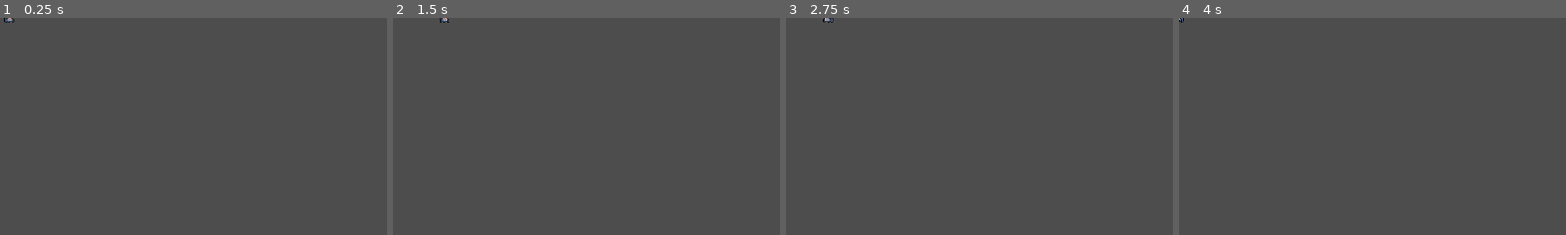
Above: before the commit, frames 1-4 (left to right).
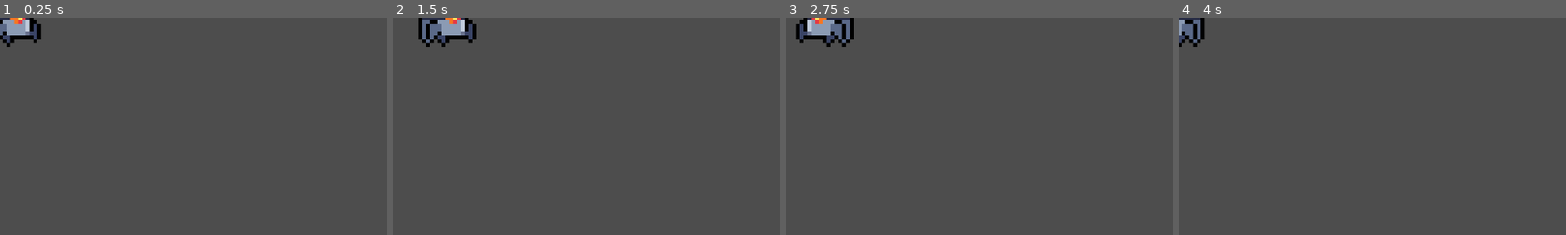
Above: after the commit, the same moments.

Repository: BrenoRMachado/TrabalhoDevJogos02
Game: Godot game, scene res://aranha_inimigo.tscn
Two runs of this game, one before a commit and one after it. Both use one fixed random seed, a clock stepped at 60 frames per second and the inputs below. The project has no main scene, so this scene is started directly.
Inputs:
- Up to frame 1 (0.25 s): no input
- Up to frame 2 (1.5 s): no input
- Up to frame 3 (2.75 s): no input
- Up to frame 4 (4 s): no input
The pictures show only the part of the screen within x 0-50%, y 0-50%; the shares and areas given below are measured in that part.

The runs differ from the first frame. In frame 1, 1.1% of the frame differs, in the area x 0-11%, y 0-14%; in frame 2, 1.6%; in frame 3, 1.6%, in the area x 2-18%, y 0-14%; in frame 4, 0.7%.

Commit message:
Corrige detalhes inimigos

Diff:
--- a/aranha_inimigo.gd
+++ b/aranha_inimigo.gd
@@ -2,6 +2,7 @@
 
 @export var distância : float
 @export var velocidade : float
+
 @onready var sprite = $AnimatedSprite2D
 
 var posicao_inicial
@@ -12,7 +13,7 @@
 
 func _process(delta: float) -> void:
 	if distância > 0.0:
-		sprite.play("default")
+		sprite.play("walking")
 		if position.x < posicao_inicial + distância and auxiliar > 0:
 			position.x += auxiliar * velocidade * delta
 		elif position.x > posicao_inicial - distância and auxiliar < 0:
@@ -24,6 +25,8 @@
 				sprite.flip_h = true
 			else:
 				sprite.flip_h = false
+	else:
+		sprite.play("default")
 
 func _on_body_entered(body: CharacterBody2D) -> void:
 	pass
--- a/aranha_inimigo.tscn
+++ b/aranha_inimigo.tscn
@@ -2,6 +2,14 @@
 
 [ext_resource type="Script" uid="uid://dylt6om1m07bb" path="res://aranha_inimigo.gd" id="1_wbgem"]
 [ext_resource type="Texture2D" uid="uid://2vfa4bkussvt" path="res://Enemies Sprites/2-SpiderRobot.png" id="1_xs8xv"]
+
+[sub_resource type="AtlasTexture" id="AtlasTexture_oo8l8"]
+atlas = ExtResource("1_xs8xv")
+region = Rect2(103, 8, 17, 15)
+
+[sub_resource type="AtlasTexture" id="AtlasTexture_fl1bx"]
+atlas = ExtResource("1_xs8xv")
+region = Rect2(167, 8, 17, 15)
 
 [sub_resource type="AtlasTexture" id="AtlasTexture_wbgem"]
 atlas = ExtResource("1_xs8xv")
@@ -15,20 +23,23 @@
 atlas = ExtResource("1_xs8xv")
 region = Rect2(71, 8, 17, 15)
 
-[sub_resource type="AtlasTexture" id="AtlasTexture_oo8l8"]
-atlas = ExtResource("1_xs8xv")
-region = Rect2(103, 8, 17, 15)
-
 [sub_resource type="AtlasTexture" id="AtlasTexture_3t04g"]
 atlas = ExtResource("1_xs8xv")
 region = Rect2(135, 8, 17, 15)
 
-[sub_resource type="AtlasTexture" id="AtlasTexture_fl1bx"]
-atlas = ExtResource("1_xs8xv")
-region = Rect2(167, 8, 17, 15)
-
 [sub_resource type="SpriteFrames" id="SpriteFrames_3ulvt"]
 animations = [{
+"frames": [{
+"duration": 1.0,
+"texture": SubResource("AtlasTexture_oo8l8")
+}, {
+"duration": 1.0,
+"texture": SubResource("AtlasTexture_fl1bx")
+}],
+"loop": true,
+"name": &"default",
+"speed": 5.0
+}, {
 "frames": [{
 "duration": 1.0,
 "texture": SubResource("AtlasTexture_wbgem")
@@ -49,12 +60,12 @@
 "texture": SubResource("AtlasTexture_fl1bx")
 }],
 "loop": true,
-"name": &"default",
+"name": &"walking",
 "speed": 5.0
 }]
 
 [sub_resource type="RectangleShape2D" id="RectangleShape2D_rkjai"]
-size = Vector2(16, 14)
+size = Vector2(74, 86)
 
 [node name="Aranha Inimigo" type="Area2D"]
 script = ExtResource("1_wbgem")
@@ -63,8 +74,9 @@
 
 [node name="AnimatedSprite2D" type="AnimatedSprite2D" parent="."]
 texture_filter = 1
+scale = Vector2(5.7333326, 5.733333)
 sprite_frames = SubResource("SpriteFrames_3ulvt")
-frame_progress = 0.15230758
+frame_progress = 0.48915064
 
 [node name="CollisionShape2D" type="CollisionShape2D" parent="."]
 shape = SubResource("RectangleShape2D_rkjai")
--- a/drone_inimigo.gd
+++ b/drone_inimigo.gd
@@ -2,6 +2,7 @@
 
 @export var distância : float
 @export var velocidade : float
+
 @onready var sprite = $AnimatedSprite2D
 
 var posicao_inicial
--- a/drone_inimigo.tscn
+++ b/drone_inimigo.tscn
@@ -46,7 +46,7 @@
 }]
 
 [sub_resource type="RectangleShape2D" id="RectangleShape2D_ophob"]
-size = Vector2(11, 15)
+size = Vector2(55, 55)
 
 [node name="Drone Inimigo" type="Area2D"]
 script = ExtResource("1_ophob")
@@ -54,9 +54,10 @@
 
 [node name="AnimatedSprite2D" type="AnimatedSprite2D" parent="."]
 texture_filter = 1
+scale = Vector2(5, 5)
 sprite_frames = SubResource("SpriteFrames_akwpb")
-frame_progress = 0.69886816
+frame_progress = 0.46581003
 
 [node name="CollisionShape2D" type="CollisionShape2D" parent="."]
-position = Vector2(0.5, 0.5)
+position = Vector2(2.5, 15.5)
 shape = SubResource("RectangleShape2D_ophob")
